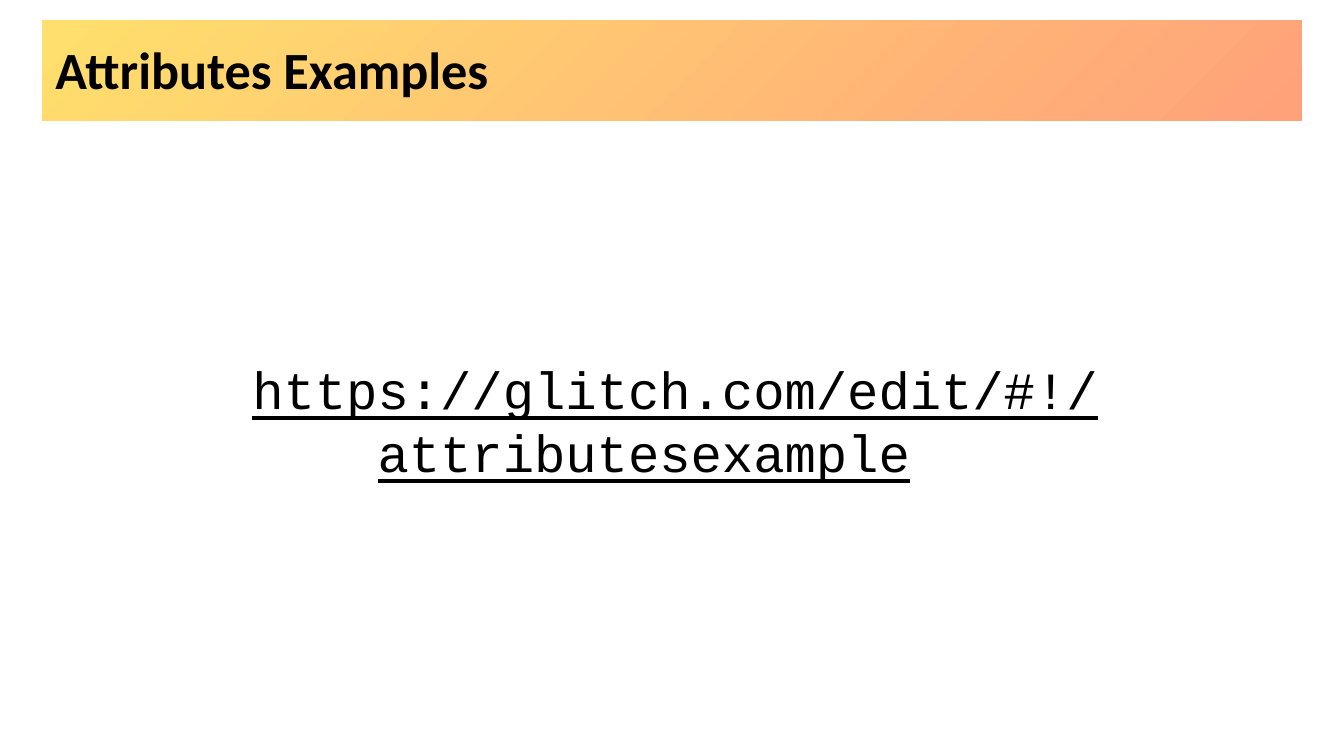
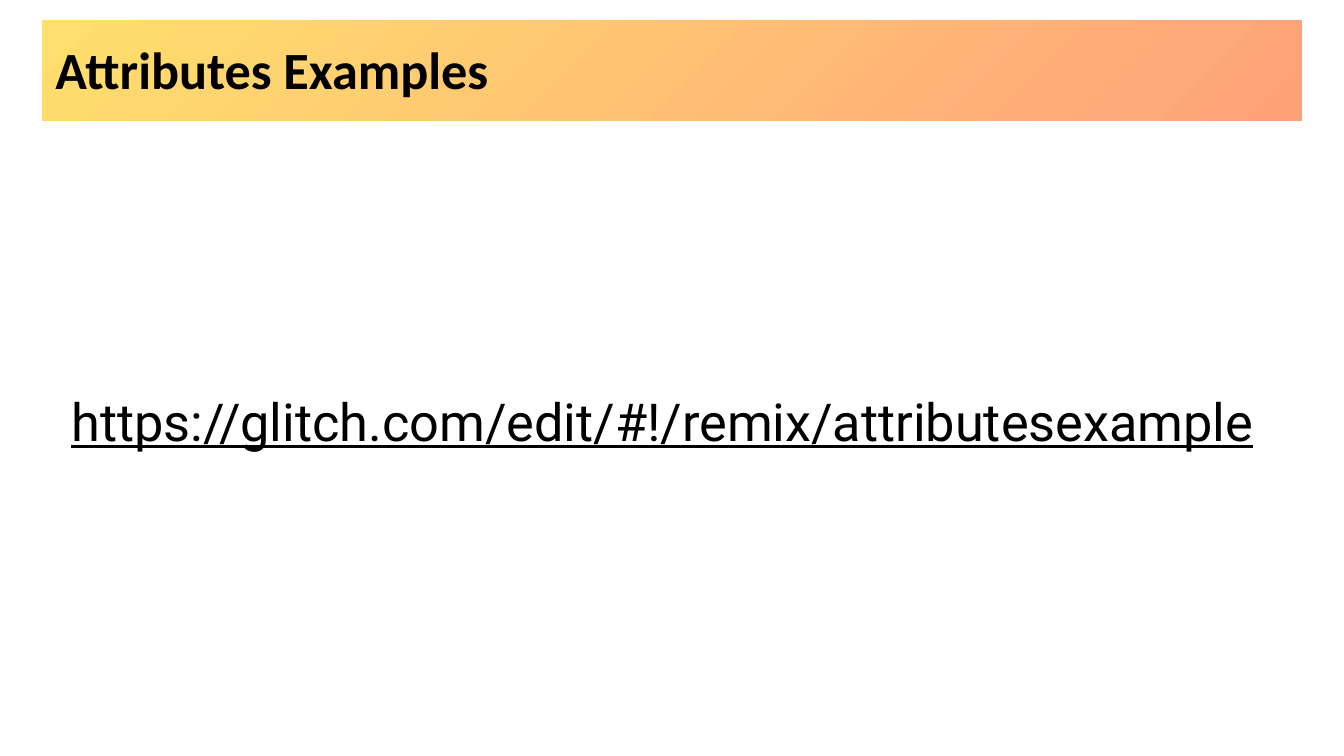
Before and after one commit to hytechclub/web-101, a slide deck: slide 7 of Week03/MoreHtmlElements.pptx. Drawn at 1344x756 pixels with LibreOffice and Linux fonts; fonts in the diff are those of the drawing; background and template pictures are left out. Boxes give left, top, right and bottom in pixels: in the first picture for what was removed or moved away, otherwise in the second. Text is boxed around its words. In the diff, an @@ line names an element or a change of style, - is before the commit and + after.

```diff
--- a/Week03/MoreHtmlElements.pptx
+++ b/Week03/MoreHtmlElements.pptx
@@ text at <box>71,401,1253,452</box>: text changed; font Courier New to Roboto @@
-https://glitch.com/edit/#!/attributesexample
+https://glitch.com/edit/#!/remix/attributesexample
```
Also in this commit, not shown: 2 other slides changed, 23 other files.
